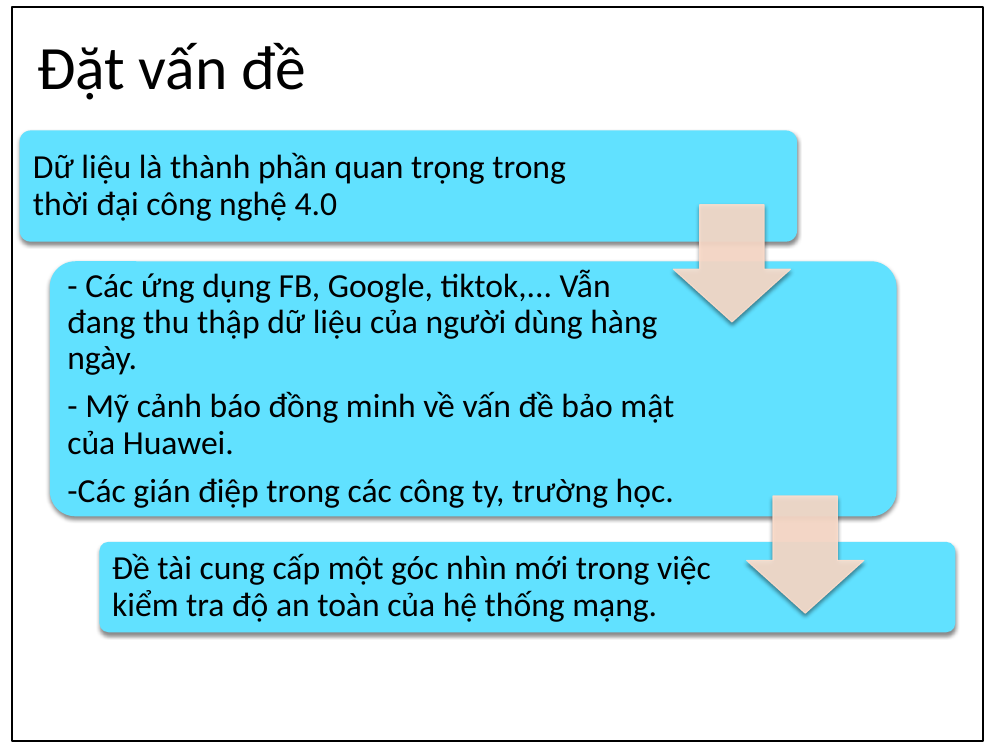
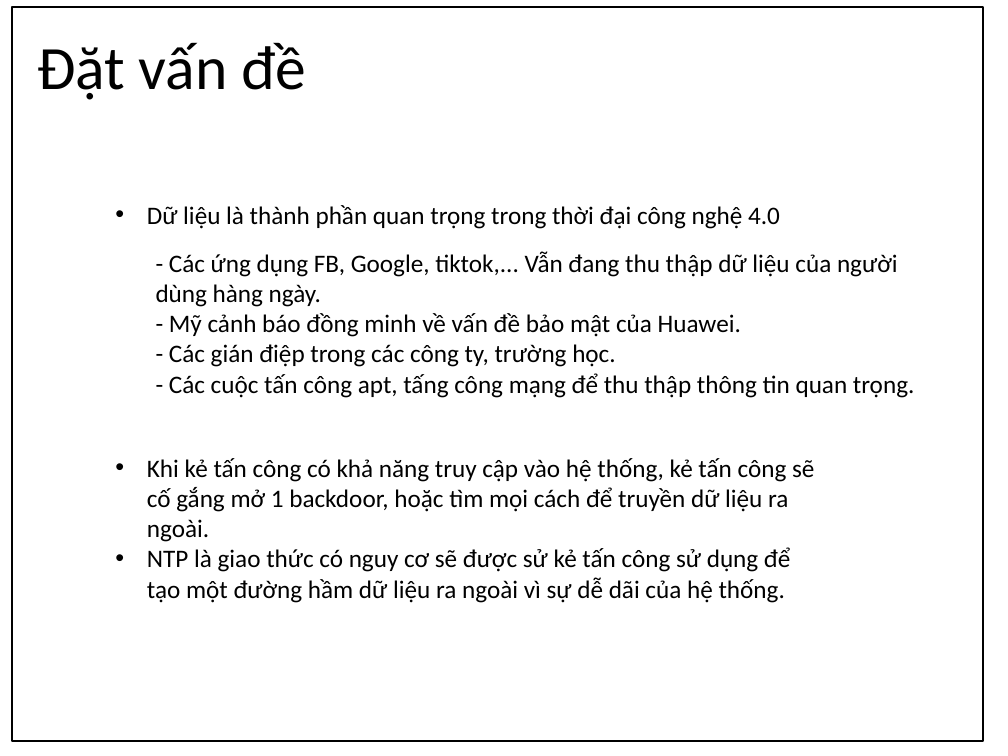
Before and after one commit to apkadmin/doan, a slide deck: slide 2 of Kỹ-thuật-khai-thác-giao-thức-Network-Time.pptx. Drawn at 1008x756 pixels with LibreOffice and Linux fonts; fonts in the diff are those of the drawing; background and template pictures are left out. Boxes give left, top, right and bottom in pixels: in the first picture for what was removed or moved away, otherwise in the second. Text is boxed around its words. In the diff, an @@ line names an element or a change of style, - is before the commit and + after.

```diff
--- a/Kỹ-thuật-khai-thác-giao-thức-Network-Time.pptx
+++ b/Kỹ-thuật-khai-thác-giao-thức-Network-Time.pptx
@@ text "Dữ liệu là thành phần ...": place and size @@
-text "Dữ liệu là thành phần ..." at <box>33,152,566,221</box>
+text "Dữ liệu là thành phần ..." at <box>147,205,780,229</box>
@@ text "Dữ liệu là thành phần ..." at <box>147,205,780,229</box>: size 24 to 18 pt; bullet none to •; line spacing 0.9 to 1; less space between paragraphs; vertical alignment middle to top @@
@@ text "- Các ứng dụng FB, ...": place and size @@
-text "- Các ứng dụng FB, ..." at <box>67,269,674,508</box>
+text "- Các ứng dụng FB, ..." at <box>156,251,914,398</box>
@@ text "- Các ứng dụng FB, ..." at <box>156,251,914,398</box>: vertical alignment middle to top @@
@@ text at <box>156,251,898,337</box>: size 24 to 18 pt in "- Các ứng dụng FB, Google, tiktok,... ...", "- Mỹ cảnh báo đồng minh về ..."; line spacing 0.9 to 1; less space between paragraphs @@
@@ text at <box>169,344,914,398</box>: text changed; size 24 to 18 pt @@
--Các gián điệp trong các công ty, trường học.
+- Các gián điệp trong các công ty, trường học.
+- Các cuộc tấn công apt, tấng công mạng để thu thập thông tin quan trọng.
@@ text added at <box>147,458,814,603</box>, 18 pt, text #000000 @@
+• Khi kẻ tấn công có khả năng truy cập vào hệ thống, kẻ tấn công sẽ cố gắng mở 1 backdoor, hoặc tìm mọi cách để truyền dữ liệu ra ngoài.
+• NTP là giao thức có nguy cơ sẽ được sử kẻ tấn công sử dụng để tạo một đường hầm dữ liệu ra ngoài vì sự dễ dãi của hệ thống.
@@ group removed at <box>19,130,956,633</box>: 3 rounded rectangles, 2 down arrows, 1 text @@
-Đề tài cung cấp một góc nhìn mới trong việc kiểm tra độ an toàn của hệ thống mạng.
```
Also in this commit, not shown: 1 other file.
